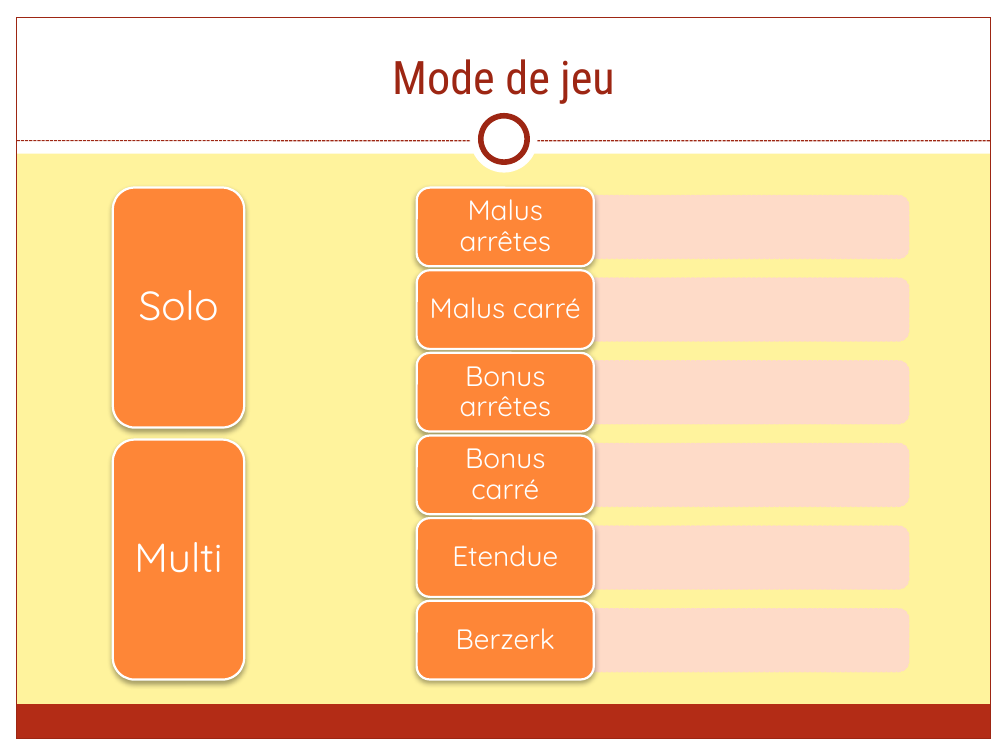
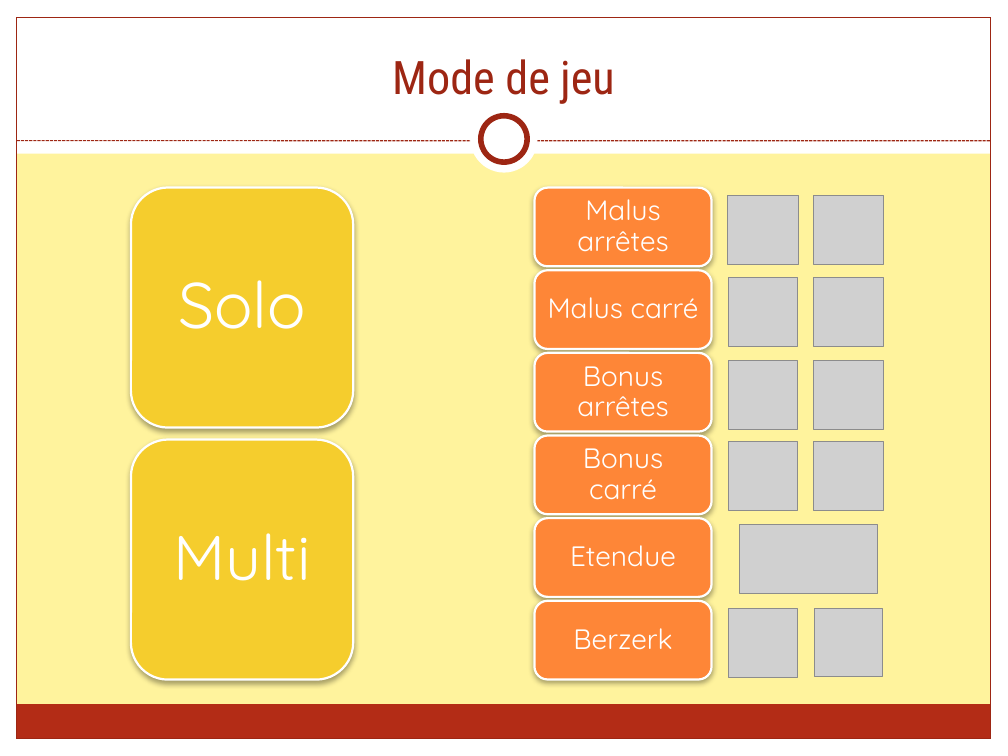
Before and after one commit to FieryWeasel/Picarete, a slide deck: slide 10 of SOURCES/RAPPORTS/Picarete - Presentation.pptx. Drawn at 1008x756 pixels with LibreOffice and Linux fonts; fonts in the diff are those of the drawing; grey boxes stand for pictures. Boxes give left, top, right and bottom in pixels: in the first picture for what was removed or moved away, otherwise in the second. Text is boxed around its words. In the diff, an @@ line names an element or a change of style, - is before the commit and + after.

```diff
--- a/SOURCES/RAPPORTS/Picarete - Presentation.pptx
+++ b/SOURCES/RAPPORTS/Picarete - Presentation.pptx
@@ rounded rectangle: place and size @@
-rounded rectangle at box(113, 187, 244, 427)
+rounded rectangle at box(131, 187, 353, 427)
@@ rounded rectangle at box(131, 187, 353, 427): fill #FE8637 to #F5CD2D @@
@@ text "Solo": place and size @@
-text "Solo" at box(139, 290, 219, 321)
+text "Solo" at box(179, 280, 306, 329)
@@ text "Solo" at box(179, 280, 306, 329): size 29 to 46 pt; more space between paragraphs @@
@@ picture added at box(728, 196, 798, 264) @@
@@ picture added at box(813, 196, 883, 265) @@
@@ picture added at box(729, 277, 798, 347) @@
@@ picture added at box(813, 277, 883, 347) @@
@@ picture added at box(729, 360, 798, 429) @@
@@ picture added at box(813, 360, 883, 429) @@
@@ rounded rectangle at box(131, 439, 353, 679): fill #FE8637 to #F5CD2D @@
@@ rounded rectangle: place and size @@
-rounded rectangle at box(113, 439, 244, 679)
+rounded rectangle at box(131, 439, 353, 679)
@@ picture added at box(729, 442, 798, 511) @@
@@ picture added at box(813, 442, 883, 511) @@
@@ text "Multi": place and size @@
-text "Multi" at box(134, 542, 222, 573)
+text "Multi" at box(173, 533, 310, 581)
@@ text "Multi" at box(173, 533, 310, 581): size 29 to 45 pt; more space between paragraphs @@
@@ picture added at box(740, 525, 877, 594) @@
@@ 6 texts, 6 rounded rectangles: place and size @@
-6 texts, 6 rounded rectangles at box(416, 187, 594, 679)
+6 texts, 6 rounded rectangles at box(534, 187, 712, 679)
@@ group removed at box(594, 196, 908, 671): 6 round same rects @@
@@ picture added at box(729, 608, 798, 677) @@
@@ picture added at box(814, 608, 883, 676) @@
```
Also in this commit, not shown: 8 other slides changed, 1 slide added, 1 slide removed, 4 other files.
